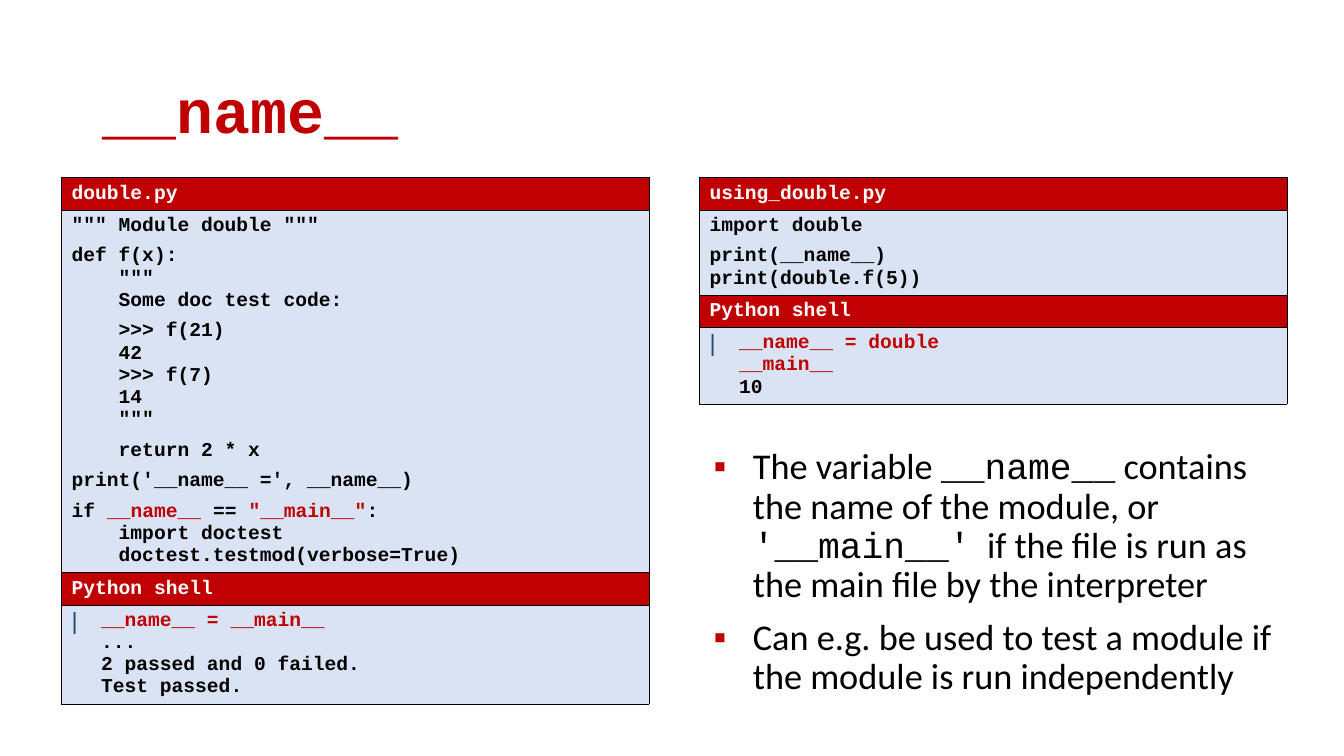
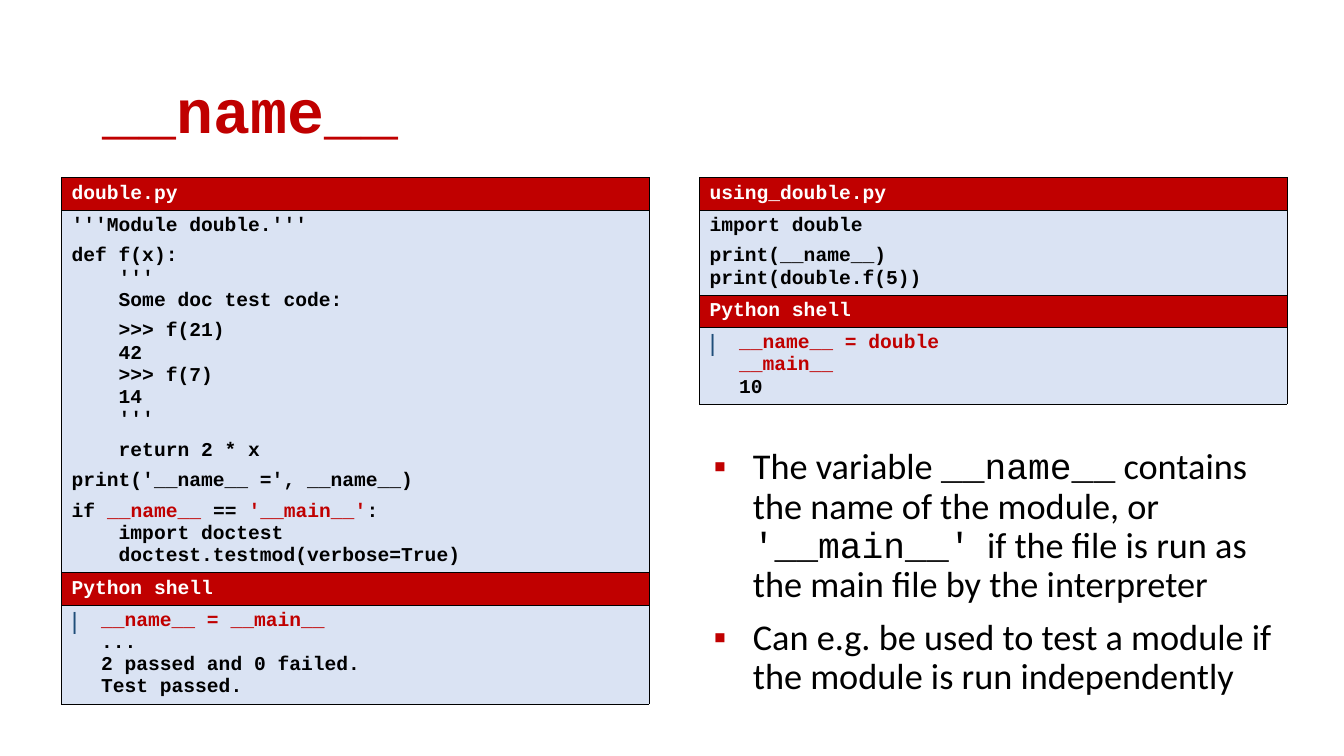
Before and after one commit to gsbrodal/gsbrodal.github.io, a slide deck: slide 9 of ipsa/slides/modules.pptx. Drawn at 1344x756 pixels with LibreOffice and Linux fonts; fonts in the diff are those of the drawing. Boxes give left, top, right and bottom in pixels: in the first picture for what was removed or moved away, otherwise in the second. Text is boxed around its words. In the diff, an @@ line names an element or a change of style, - is before the commit and + after.

Commit message:
updated module slides

```diff
--- a/ipsa/slides/modules.pptx
+++ b/ipsa/slides/modules.pptx
@@ table at (x1=62, y1=177, x2=649, y2=730) @@
@@ row 2, column 1: """" Module double """ / def f(x): / """ / Some doc test code: / >>> f(21) / 42 / >>> f(7) / 14 / """ / return 2 * x / print('__name__ =', __name__) / if __name__ == "__main__": / import doctest / doctest.testmod(verbose=True)" to "'''Module double.''' / def f(x): / ''' / Some doc test code: / >>> f(21) / 42 / >>> f(7) / 14 / ''' / return 2 * x / print('__name__ =', __name__) / if __name__ == '__main__': / import doctest / doctest.testmod(verbose=True)" @@
```
Also in this commit, not shown: 7 other slides changed, 5 other files.
